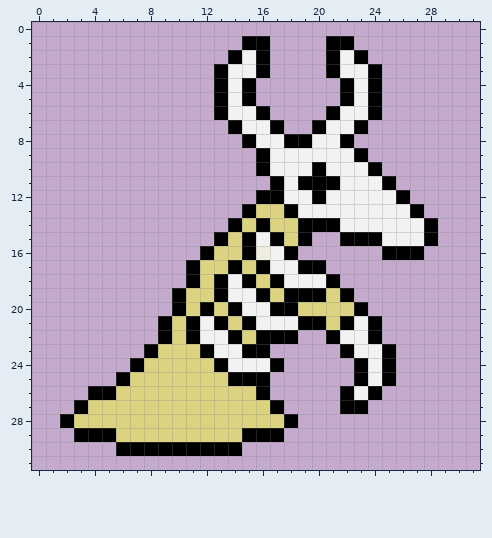
A pixel-art sprite gets an edit: House Haunters/Assets/Sprites/monsters/fossil.png. The picture above is the old version.
The file is 32x32 pixels.
Once edited:
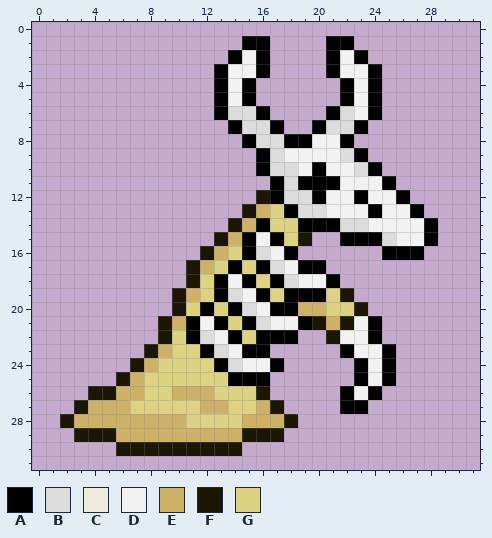
Palette (. is transparent): A #000000  B #dcdcdc  C #efeddf  D #f2f2f2  E #cdb165  F #1c1704  G #dcd381
From old to new:
@@ x 0..31 @@
  5 .............ADA......ADA.......
- 6 .............ADDA....ADDA.......
- 7 ..............ADDA..ADDA........
- 8 ...............ADDAADDA.........
- 9 ................ADDDDDDA........
-10 ................ADDDADDDA.......
-11 .................ADAAADDDA......
-12 ................AADDADDDDDA.....
-13 ...............AGGADDDDDDDDA....
-14 ..............AGAGGAAADDDDDDA...
-15 .............AGADAGA..AAADDDA...
-16 ............AGGACDA......AAA....
-17 ...........AGGAGADDAA...........
-18 ...........AGADAGADDDA..........
-19 ..........AGGADDAGAAAGA.........
-20 ..........AGAGADDAAGGGGA........
-21 .........AGADAGADDDAAGADA.......
-22 .........AGADDAGAAA..ADDA.......
-23 ........AGGGADDAA.....ADDA......
-24 .......AGGGGGADDDA.....ADA......
-25 ......AGGGGGGGAAA......ADA......
-26 ....AAGGGGGGGGGGA.....ADA.......
-27 ...AGGGGGGGGGGGGGA....AA........
-28 ..AGGGGGGGGGGGGGGGA.............
-29 ...AAAGGGGGGGGGAAA..............
-30 ......AAAAAAAAA.................
+ 6 .............ABBA....ABDA.......
+ 7 ..............ABBA..ABBA........
+ 8 ...............ABBAADDA.........
+ 9 ................ABDDDDBA........
+10 ................ABBDADDBA.......
+11 .................ABAAADDDA......
+12 ................FABBADDADDA.....
+13 ...............FEGABBDDDADDA....
+14 ..............FEAGGAAABBDDDDA...
+15 .............FEADAGF..AAABDDA...
+16 ............FEGABDA......AAA....
+17 ...........FEGAGABDAA...........
+18 ...........FGADAGABDDA..........
+19 ..........FEGABDAGAAAGF.........
+20 ..........FGAGABDAAEEGGF........
+21 .........FEADAGABDDAFEFDA.......
+22 .........FGABDAGAAA..FDDA.......
+23 ........FEGGABDAA.....ADDA......
+24 .......FEGGGGABDDA.....ADA......
+25 ......FEGGGGGGAAA......ADA......
+26 ....FFEEGGEEEGGGF.....ADA.......
+27 ...FEEEGGGGGEEGGEF....AA........
+28 ..FEEEEEEEEGGGGEEEF.............
+29 ...FFFEEEEEEEEEFFF..............
+30 ......FFFFFFFFF.................
 31 ................................
Where, in picture pixels (left, top, right, bottom), the same in both pictures:
changed: (60, 106, 396, 456)
